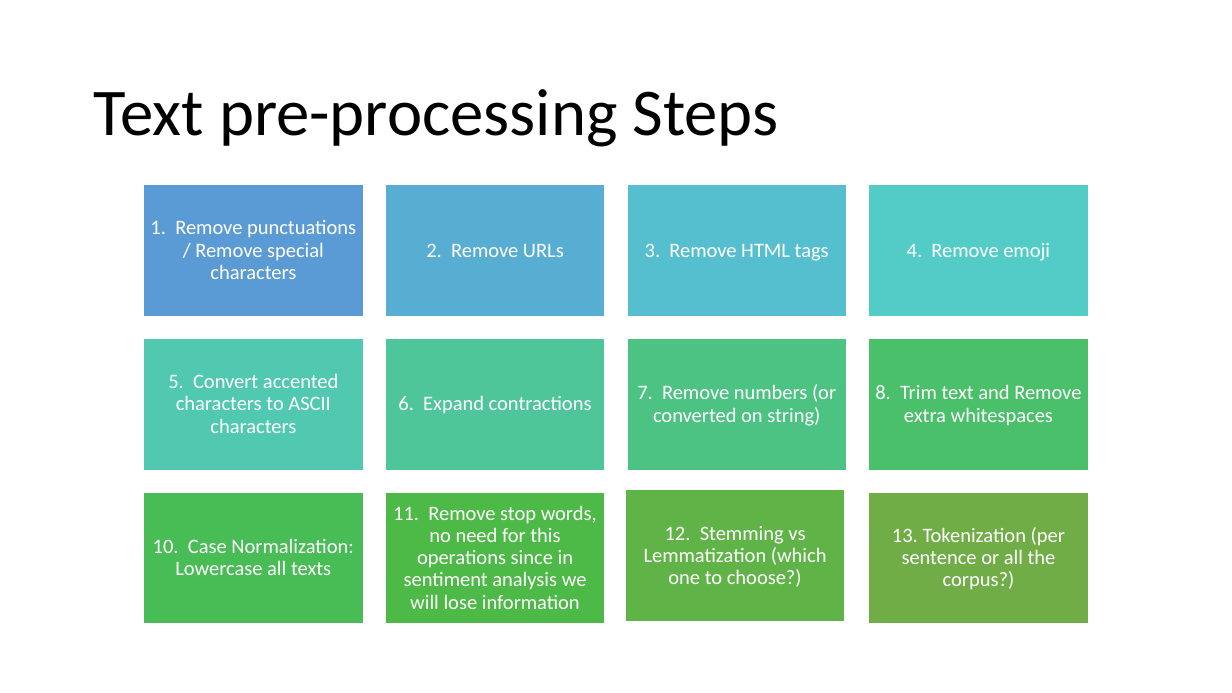
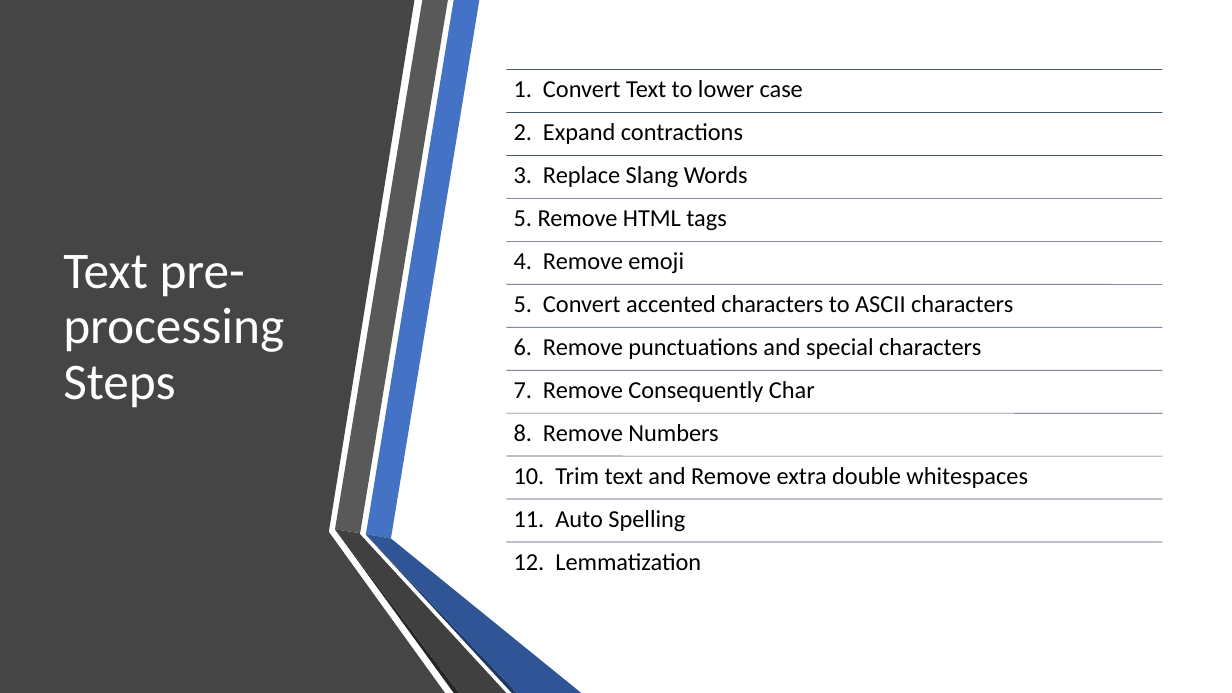
Before and after one commit to mixaverros88/Tweet_Sentiment_Extraction, a slide deck: slide 6 of presentation/Presentation.pptx (slide 5 before the commit). Drawn at 1232x693 pixels with LibreOffice and Linux fonts; fonts in the diff are those of the drawing. Boxes give left, top, right and bottom in pixels: in the first picture for what was removed or moved away, otherwise in the second. Text is boxed around its words. In the diff, an @@ line names an element or a change of style, - is before the commit and + after.

Commit message:
perform oversampling, replace slang words in data cleaning, update presentation and contraction list

```diff
--- a/presentation/Presentation.pptx
+++ b/presentation/Presentation.pptx
@@ freeform shape added at box(0, 0, 445, 693), fill #454545 @@
@@ title "Text pre-processing Steps": place and size @@
-title "Text pre-processing Steps" at box(94, 89, 779, 147)
+title "Text pre-processing Steps" at box(63, 255, 284, 408)
@@ title "Text pre-processing Steps" at box(63, 255, 284, 408): size 52 to 40 pt, text colour #000000 to #FFFFFF @@
@@ vertical alignment middle to top in 4 elements at box(514, 210, 727, 231), box(514, 467, 1028, 488), box(514, 338, 981, 359), box(514, 123, 743, 144) @@
@@ text at box(514, 123, 743, 144): text changed; size 16 to 19 pt; text colour #FFFFFF to #000000 @@
-6. Expand contractions
+2. Expand contractions
@@ text at box(514, 210, 727, 231): text changed; size 16 to 19 pt; text colour #FFFFFF to #000000 @@
-3. Remove HTML tags
+5. Remove HTML tags
@@ text "4. Remove emoji": place and size @@
-text "4. Remove emoji" at box(907, 243, 1050, 261)
+text "4. Remove emoji" at box(514, 252, 684, 273)
@@ text "4. Remove emoji" at box(514, 252, 684, 273): size 16 to 19 pt, text colour #FFFFFF to #000000; alignment centre to left; more space between paragraphs; vertical alignment middle to top @@
@@ text "5. Convert accented characters to ..." at box(514, 295, 1013, 312): size 16 to 19 pt, text colour #FFFFFF to #000000; alignment centre to left; more space between paragraphs; vertical alignment middle to top @@
@@ text "5. Convert accented characters to ...": place and size @@
-text "5. Convert accented characters to ..." at box(168, 374, 338, 433)
+text "5. Convert accented characters to ..." at box(514, 295, 1013, 312)
@@ text at box(514, 338, 981, 359): text changed; size 16 to 19 pt; text colour #FFFFFF to #000000 @@
-1. Remove punctuations / Remove special characters
+6. Remove punctuations and special characters
@@ text at box(514, 467, 1028, 488): text changed; size 16 to 19 pt; text colour #FFFFFF to #000000 @@
-8. Trim text and Remove extra whitespaces
+10. Trim text and Remove extra double whitespaces
@@ group added at box(335, 0, 581, 693): 6 freeform shapes @@
@@ group removed at box(143, 185, 1089, 625): 12 rectangles, 6 texts @@
-2. Remove URLs
-7. Remove numbers (or converted on string)
-10. Case Normalization: Lowercase all texts
-11. Remove stop words, no need for this operations since in sentiment analysis we will lose information
-12. Stemming vs Lemmatization (which one to choose?)
-13. Tokenization (per sentence or all the corpus?)
@@ group added at box(506, 69, 1163, 570): 12 lines, 6 texts @@
+1. Convert Text to lower case
+3. Replace Slang Words
+7. Remove Consequently Char
+8. Remove Numbers
+11. Auto Spelling
+12. Lemmatization
```
Also in this commit, not shown: 3 other slides changed, 2 slides added, 17 other files.
